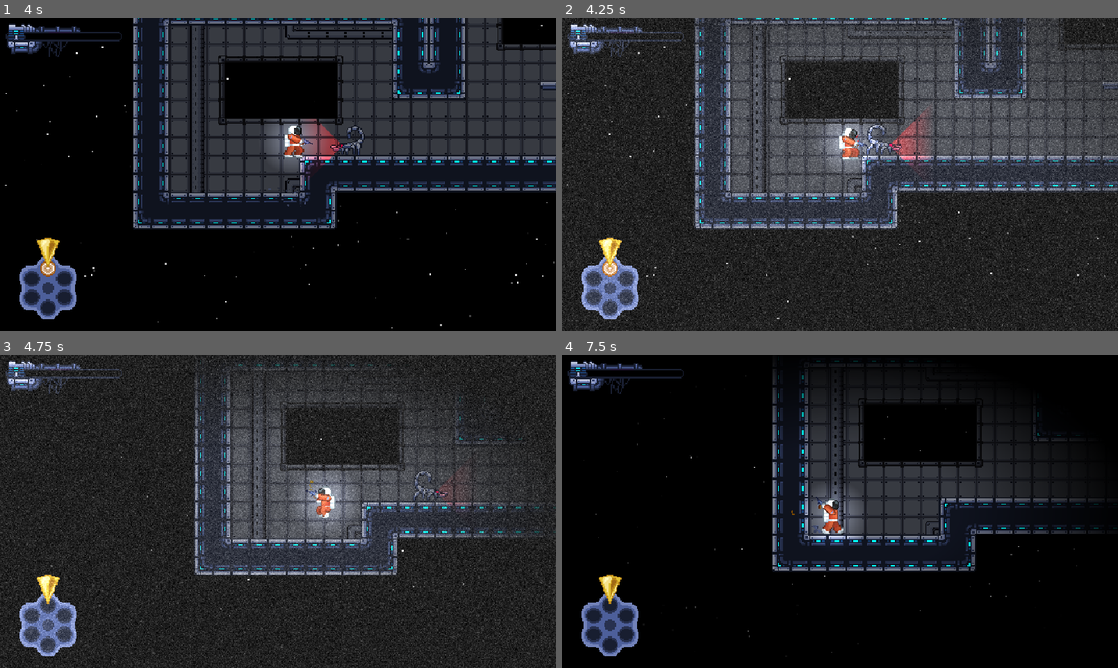
Above: before the commit, frames 1-4 (two rows, left to right).
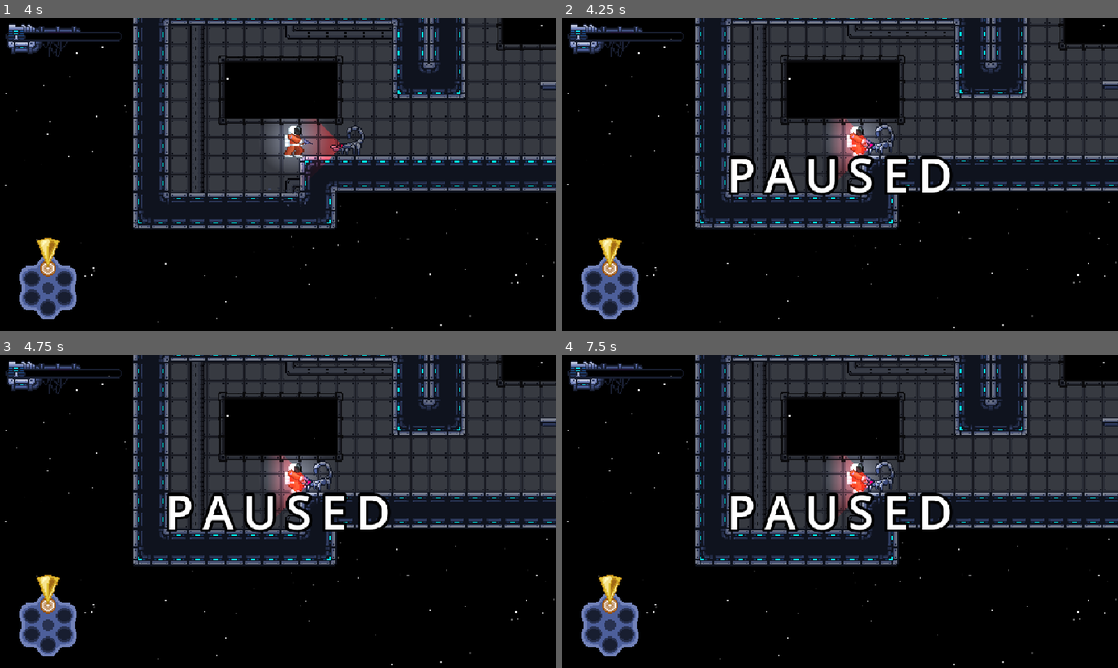
Above: after the commit, the same moments.

Repository: ygda-org/revolver
Game: Godot game, scene res://main/main.tscn
The game is run twice, just before and just after one commit, with the same random seed, the same clock (stepped at 60 frames per second) and the same inputs. The engine's default icon, where the game draws it, is replaced by a stand-in: a white triangle on a blue panel in a dark square. Sound files missing from this copy of the repository are replaced by a short silence.
Inputs (mouse positions are in pixels of both pictures, inside the frame that each line leads up to):
- Up to frame 1 (4 s): tap Enter (ui_accept) at 0.5 s; move the mouse to (400, 158) at 0.52 s; hold S (drop) 0.53-1.28 s; hold D (right) 0.53-2.03 s; tap Space (jump) at 0.77, 1.52, 3.02, 3.77 s; move the mouse to (166, 190) at 1.27 s; click (166, 190) at 1.35 s; move the mouse to (333, 105) at 2.02 s; hold A (left) 2.03-2.78 s; hold S (drop) 2.03-2.78 s; move the mouse to (250, 237) at 2.77 s; hold D (right) from 2.78 s (still down); click (250, 237) at 2.85 s; move the mouse to (444, 221) at 3.52 s; hold S (drop) from 3.53 s (still down)
- Up to frame 2 (4.25 s): keep holding D (right); keep holding S (drop); tap Escape (pause, bound only after the commit) at 4.15 s
- Up to frame 3 (4.75 s): move the mouse to (111, 464) at 4.27 s; release D (right) at 4.28 s; release S (drop) at 4.28 s; hold A (left) from 4.28 s (still down); click (111, 464) at 4.35 s; tap Space (jump) at 4.52 s
- Up to frame 4 (7.5 s): move the mouse to (867, 511) at 5.02 s; release A (left) at 5.03 s; hold D (right) 5.03-5.78 s; hold S (drop) 5.03-5.78 s; move the mouse to (756, 433) at 5.77 s; hold A (left) 5.78-7.28 s; click (756, 433) at 5.85 s; tap Space (jump) at 6.02, 6.77 s; move the mouse to (962, 495) at 6.52 s; hold S (drop) 6.53-7.28 s; move the mouse to (728, 527) at 7.27 s; hold D (right) from 7.28 s (still down); click (728, 527) at 7.35 s

Frame 1 is identical in both runs. In frame 2, 66% of the frame differs, in the area x 0-100%, y 0-100%; in frame 3, 67%; in frame 4, 37%.

Commit message:
BEAUTIFUL PAUSE MENU

Diff:
--- a/project.godot
+++ b/project.godot
@@ -60,6 +60,13 @@
 "events": [Object(InputEventKey,"resource_local_to_scene":false,"resource_name":"","device":-1,"window_id":0,"alt_press …(192 unchanged characters)…
 ]
 }
+pause={
+"deadzone": 0.2,
+"events": [Object(InputEventKey,"resource_local_to_scene":false,"resource_name":"","device":-1,"window_id":0,"alt_pressed":false,"shift_pressed":false,"ctrl_pressed":false,"meta_pressed":false,"pressed":false,"keycode":0,"physical_keycode":4194305,"key_label":0,"unicode":0,"location":0,"echo":false,"script":null)
+, Object(InputEventKey,"resource_local_to_scene":false,"resource_name":"","device":-1,"window_id":0,"alt_pressed":false,"shift_pressed":false,"ctrl_pressed":false,"meta_pressed":false,"pressed":false,"keycode":0,"physical_keycode":4194306,"key_label":0,"unicode":0,"location":0,"echo":false,"script":null)
+, Object(InputEventKey,"resource_local_to_scene":false,"resource_name":"","device":-1,"window_id":0,"alt_pressed":false,"shift_pressed":false,"ctrl_pressed":false,"meta_pressed":false,"pressed":false,"keycode":0,"physical_keycode":80,"key_label":0,"unicode":112,"location":0,"echo":false,"script":null)
+]
+}
 
 [layer_names]
 
--- a/ui/hud.tscn
+++ b/ui/hud.tscn
@@ -8,6 +8,7 @@
 [ext_resource type="PackedScene" uid="uid://dutwhqupk2lem" path="res://ui/bullet_ui.tscn" id="4_en2x2"]
 [ext_resource type="Texture2D" uid="uid://cgjv1euc42oxn" path="res://assets/temp_art/marker.png" id="5_en2x2"]
 [ext_resource type="Shader" uid="uid://c8yaabuks5t8i" path="res://ui/hud.gdshader" id="6_1v5rv"]
+[ext_resource type="PackedScene" uid="uid://dkvcobb0pb2fb" path="res://ui/pause_menu.tscn" id="9_spcu4"]
 
 [sub_resource type="Gradient" id="Gradient_546lt"]
 offsets = PackedFloat32Array(0, 0.30602008, 0.74749166)
@@ -207,4 +208,8 @@
 wait_time = 1.5
 one_shot = true
 
+[node name="PauseMenu" parent="." unique_id=660923217 instance=ExtResource("9_spcu4")]
+visible = false
+layout_mode = 1
+
 [connection signal="timeout" from="DeathTimer" to="." method="_on_death_timer_timeout"]
--- /dev/null
+++ b/ui/pause_menu.gd
@@ -0,0 +1,12 @@
+extends Control
+
+
+# Called every frame. 'delta' is the elapsed time since the previous frame.
+func _process(_delta):
+	if Input.is_action_just_pressed("pause"):
+		if visible:
+			visible = false
+			get_tree().paused = false
+		else:
+			visible = true
+			get_tree().paused = true
--- /dev/null
+++ b/ui/pause_menu.tscn
@@ -0,0 +1,50 @@
+[gd_scene format=3 uid="uid://dkvcobb0pb2fb"]
+
+[ext_resource type="Script" uid="uid://brogcvhnw2gn6" path="res://ui/pause_menu.gd" id="1_50142"]
+
+[sub_resource type="SystemFont" id="SystemFont_fob5h"]
+font_names = PackedStringArray("Lucida Console")
+
+[sub_resource type="FontVariation" id="FontVariation_ejwgg"]
+base_font = SubResource("SystemFont_fob5h")
+spacing_glyph = 16
+
+[sub_resource type="LabelSettings" id="LabelSettings_50142"]
+font = SubResource("FontVariation_ejwgg")
+font_size = 80
+outline_size = 20
+outline_color = Color(0, 0, 0, 1)
+
+[node name="PauseMenu" type="Control" unique_id=660923217]
+process_mode = 3
+layout_mode = 3
+anchors_preset = 15
+anchor_right = 1.0
+anchor_bottom = 1.0
+grow_horizontal = 2
+grow_vertical = 2
+script = ExtResource("1_50142")
+
+[node name="MarginContainer" type="MarginContainer" parent="." unique_id=1947306329]
+custom_minimum_size = Vector2(960, 540)
+layout_mode = 1
+anchors_preset = 8
+anchor_left = 0.5
+anchor_top = 0.5
+anchor_right = 0.5
+anchor_bottom = 0.5
+offset_left = -20.0
+offset_top = -20.0
+offset_right = 20.0
+offset_bottom = 20.0
+grow_horizontal = 2
+grow_vertical = 2
+
+[node name="CenterContainer" type="CenterContainer" parent="MarginContainer" unique_id=1174664085]
+layout_mode = 2
+
+[node name="Label" type="Label" parent="MarginContainer/CenterContainer" unique_id=1417251106]
+layout_mode = 2
+text = "PAUSED"
+label_settings = SubResource("LabelSettings_50142")
+horizontal_alignment = 1
Not shown, added: ui/pause_menu.gd.uid
